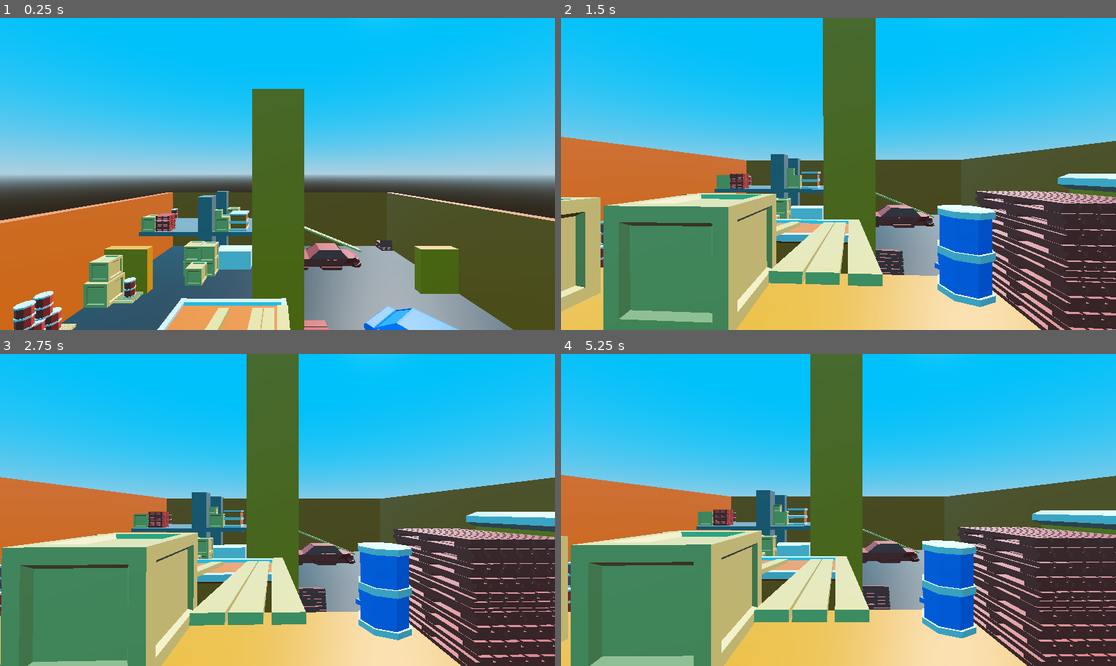
Above: before the commit, frames 1-4 (two rows, left to right).
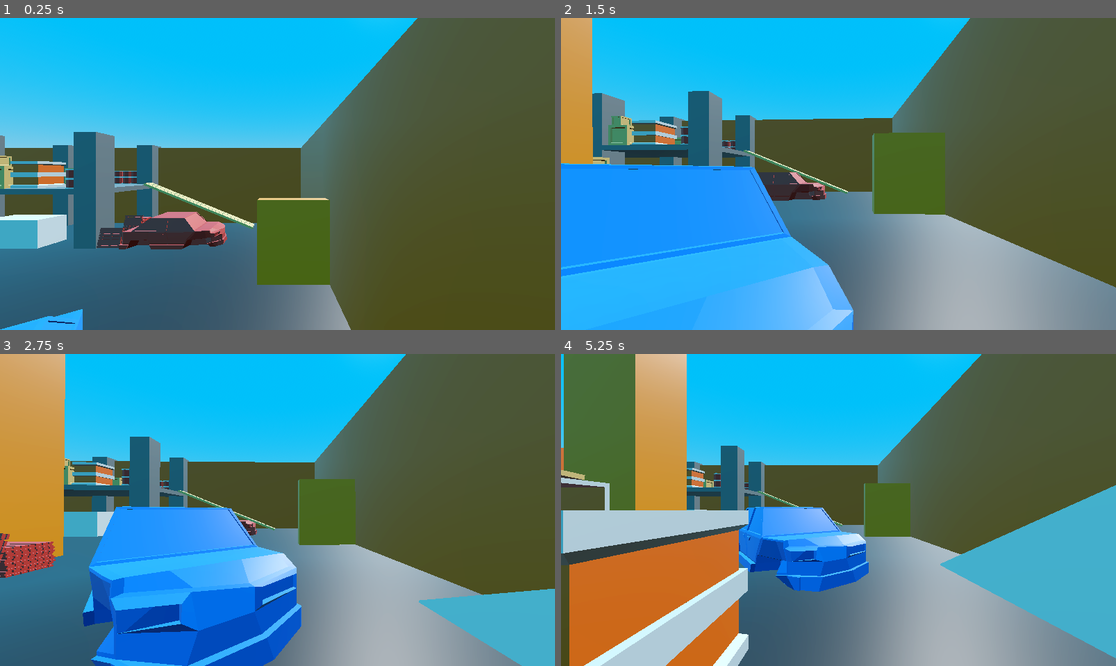
Above: after the commit, the same moments.

Repository: oatsmaster/extra-burked
Game: Godot game, scene res://src/levels/Test.tscn
Two runs of this game, one before a commit and one after it. Both use one fixed random seed, a clock stepped at 60 frames per second and the inputs below.
Inputs (mouse positions are in pixels of both pictures, inside the frame that each line leads up to):
- Up to frame 1 (0.25 s): no input
- Up to frame 2 (1.5 s): move the mouse to (960, 158) at 0.52 s; click (960, 158) at 0.67 s; move the mouse to (810, 174) at 1.27 s
- Up to frame 3 (2.75 s): move the mouse to (288, 503) at 2.02 s
- Up to frame 4 (5.25 s): move the mouse to (832, 516) at 2.77 s; move the mouse to (877, 513) at 3.52 s; move the mouse to (794, 506) at 4.27 s; tap Enter at 5 s; move the mouse to (844, 510) at 5.02 s

The runs differ from the first frame. In frame 1, 58% of the frame differs, in the area x 0-100%, y 0-100%; in frame 2, 79%; in frame 3, 80%; in frame 4, 83%.

Commit message:
moved character

Diff:
--- a/src/levels/Test.tscn
+++ b/src/levels/Test.tscn
@@ -27,7 +27,7 @@
 environment = SubResource("Environment_uy7ho")
 
 [node name="DirectionalLight3D" type="DirectionalLight3D" parent="."]
-transform = Transform3D(-0.866025, -0.346072, 0.36088, 0, 0.72176, 0.692143, -0.5, 0.599414, -0.625063, 0, 0, 0)
+transform = Transform3D(-0.866025, -0.346072, 0.36088, 0, 0.72176, 0.692144, -0.5, 0.599414, -0.625062, 0, 0, 0)
 
 [node name="Player" parent="." instance=ExtResource("1_iqrb8")]
-transform = Transform3D(1, 0, 0, 0, 1, 0, 0, 0, 1, -0.265147, 8.24652, -1.15599)
+transform = Transform3D(1, 0, 0, 0, 1, 0, 0, 0, 1, 10.1429, 4.08769, -7.67936)
